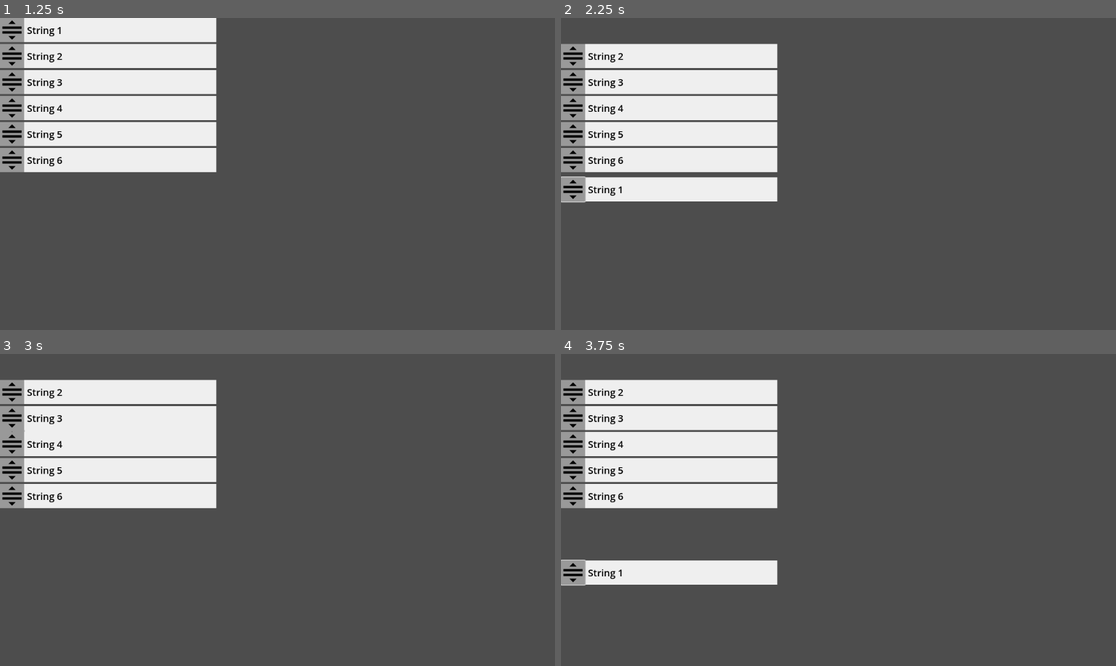
Above: before the commit, frames 1-4 (two rows, left to right).
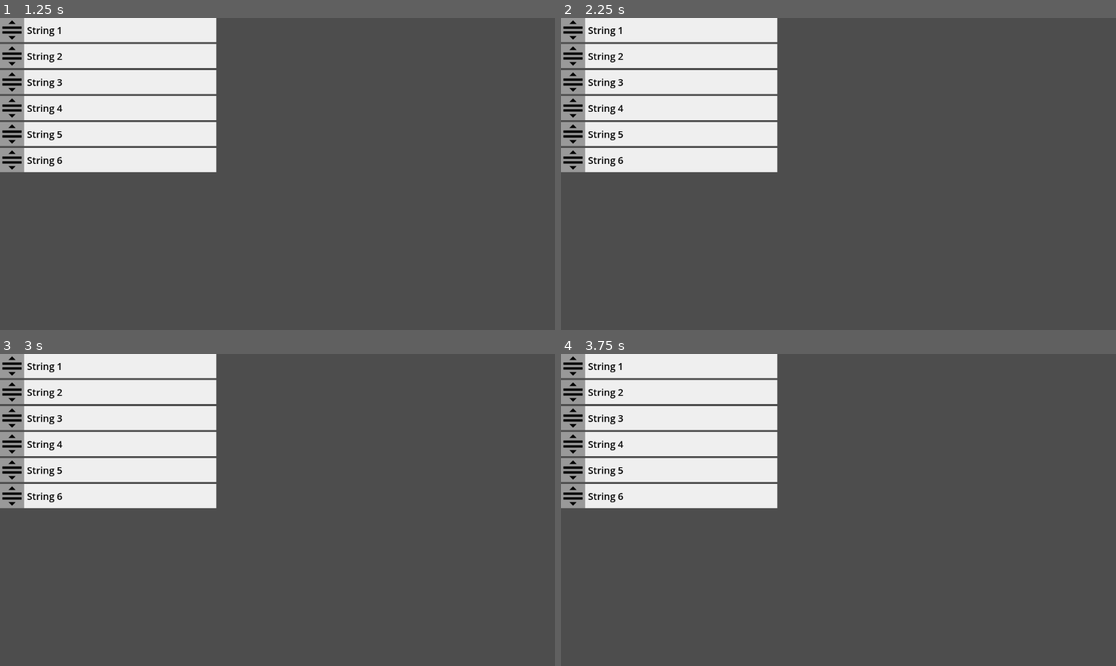
Above: after the commit, the same moments.

Repository: pyrovoice/SortableTableGodotPoc
Game: Godot game, scene res://control.tscn
Two runs of this game, one before a commit and one after it. Both use one fixed random seed, a clock stepped at 60 frames per second and the inputs below.
Inputs (mouse positions are in pixels of both pictures, inside the frame that each line leads up to):
- Up to frame 1 (1.25 s): tap Enter at 0.5 s; move the mouse to (399, 158) at 0.52 s; click (399, 158) at 0.67 s
- Up to frame 2 (2.25 s): click (572, 30) at 1.27 s; tap Space at 2 s; drag from (727, 189) to (810, 236) at 2.02 s
- Up to frame 3 (3 s): tap Enter at 2.75 s; move the mouse to (333, 441) at 2.77 s; click (333, 441) at 2.92 s
- Up to frame 4 (3.75 s): tap Space at 3.5 s; drag from (810, 572) to (672, 463) at 3.52 s

Frame 1 is identical in both runs. In frame 2, 6.0% of the frame differs, in the area x 0-40%, y 0-60%; in frame 3, 3.3%; in frame 4, 6.0%.

Commit message:
Fix dragging, set position on drag end

Diff:
--- a/Control.gd
+++ b/Control.gd
@@ -20,15 +20,23 @@
 	if isPressed:
 		draggedComponent = child
 		draggedComponent.z_index = 1
-	else:
+		draggedComponent.menu_button.mouse_filter = MOUSE_FILTER_IGNORE
+		draggedComponent.mouse_filter = MOUSE_FILTER_IGNORE
+	elif draggedComponent:
+		draggedComponent.menu_button.mouse_filter = MOUSE_FILTER_PASS
+		draggedComponent.mouse_filter = MOUSE_FILTER_PASS
 		draggedComponent.z_index = 0
+		grid_container.queue_sort()
+		print("Set position")
 		draggedComponent = null
 
 func onMouseEnterElement(enteredElement, isMouseEnter: bool):
-	if draggedComponent && isMouseEnter:
-		print("Entered " + enteredElement.name)
+	if draggedComponent && isMouseEnter && draggedComponent != enteredElement:
 		grid_container.move_child(draggedComponent, enteredElement.get_index())
 
 func _input(event):
-	if event is InputEventMouseMotion && draggedComponent:
+	if event is InputEventMouseButton && !event.pressed && event.button_index == MOUSE_BUTTON_LEFT:
+		onLineButtonPressed(draggedComponent, false)
+	elif event is InputEventMouseMotion && draggedComponent:
 		draggedComponent.position.y = get_global_mouse_position().y - draggedComponent.size.y/2
+		print("Dragged")
--- a/SkillLine.tscn
+++ b/SkillLine.tscn
@@ -10,6 +10,8 @@
 
 [sub_resource type="StyleBoxFlat" id="StyleBoxFlat_ix8xa"]
 bg_color = Color(0.380392, 0.380392, 0.380392, 1)
+
+[sub_resource type="StyleBoxEmpty" id="StyleBoxEmpty_1w84k"]
 
 [node name="Control" type="ColorRect"]
 custom_minimum_size = Vector2(0, 50)
@@ -27,6 +29,7 @@
 theme_override_styles/normal = SubResource("StyleBoxFlat_dn164")
 theme_override_styles/hover = SubResource("StyleBoxFlat_7maai")
 theme_override_styles/pressed = SubResource("StyleBoxFlat_ix8xa")
+theme_override_styles/focus = SubResource("StyleBoxEmpty_1w84k")
 keep_pressed_outside = true
 
 [node name="TextureRect" type="TextureRect" parent="MenuButton"]
Not shown: 1 places in SkillLine.tscn that only renumber resources
